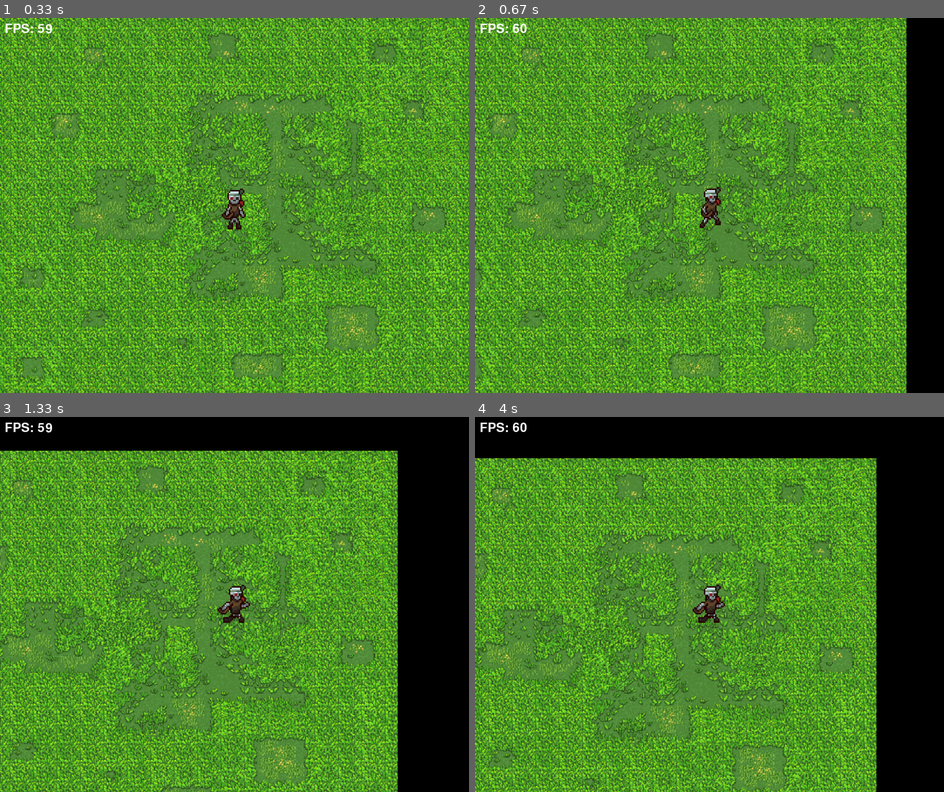
Above: before the commit, frames 1-4 (two rows, left to right).
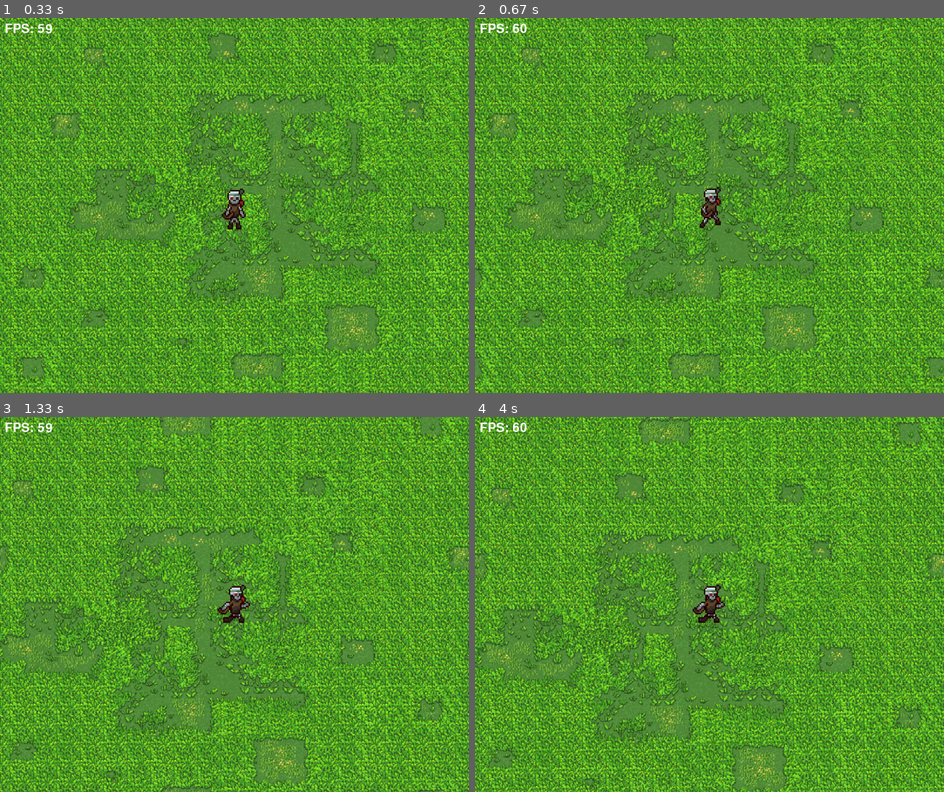
Above: after the commit, the same moments.

Repository: sunwindsss/Pygame-Projekts
Game: pygame game, started from entry.py
Same seed, same stepped clock (60 frames per second), same inputs: the game is played once before the commit and once after it.
Inputs:
- Up to frame 1 (0.33 s): no input
- Up to frame 2 (0.67 s): hold D from 0.33 s (still down)
- Up to frame 3 (1.33 s): release D at 0.8 s; hold W 0.83-1.13 s; hold D from 1.17 s (still down)
- Up to frame 4 (4 s): release D at 1.63 s; hold A 1.67-2.2 s; hold S 2.23-2.53 s; hold A 2.57-2.97 s; hold W 3-3.37 s; hold D from 3.4 s (still down)

Frame 1 is identical in both runs. In frame 2, 8.0% of the frame differs, in the area x 92-100%, y 0-100%; in frame 3, 23%; in frame 4, 24%, in the area x 0-100%, y 0-100%.

Commit message:
Infinite background update!
Background now infinitely generates around player! (mind the 'illusion' :D)
Updated draw_elements() to draw tiles around the player, creating the 'infinite' map.
Performance should be "more" stable since map is only drawn around player.
Removed restrictions on player movement.

Diff:
--- a/entry.py
+++ b/entry.py
@@ -151,16 +151,16 @@
         speed = speed_linear  # Adjust speed for non-diagonal movement
 
     # Move the icon based on the pressed keys and use appropriate animations
-    if keys[pygame.K_s] and icon_y < HEIGHT - PLAYER_HEIGHT:
+    if keys[pygame.K_s]:
         icon_y += speed
         action = 0
-    if keys[pygame.K_d] and icon_x < WIDTH - PLAYER_WIDTH:
+    if keys[pygame.K_d]:
         icon_x += speed
         action = 2
-    if keys[pygame.K_a] and icon_x > 0:
+    if keys[pygame.K_a]:
         icon_x -= speed
         action = 1
-    if keys[pygame.K_w] and icon_y > 0:
+    if keys[pygame.K_w]:
         icon_y -= speed
         action = 3
 
@@ -174,6 +174,21 @@
         elif last_lift_up == pygame.K_d:
             action = 6
 
+def get_background_tiles():
+    """
+    Calculates which background tiles are needed based on the player's position.
+    """
+    tiles = []
+    tile_size = WIDTH, HEIGHT  # Each tile should match the size of the window width and height
+    start_x = int(icon_x // WIDTH) * WIDTH
+    start_y = int(icon_y // HEIGHT) * HEIGHT
+
+    for x in range(start_x - WIDTH, start_x + 2 * WIDTH, WIDTH):
+        for y in range(start_y - HEIGHT, start_y + 2 * HEIGHT, HEIGHT):
+            tiles.append((x, y))
+
+    return tiles
+
 def calculate_camera_offset():
     """
     Moves the camera by adjusting coordinates each frame.
@@ -186,12 +201,15 @@
 
 def draw_elements():
     """
-    Uses Pygame's `blit` method to draw different elements on the screen,
-    including the black background, game background, and the current frame of player animation.
+    Uses Pygame's `blit` method to draw different elements on the screen.
+    Draws the necessary background tiles on the screen, creating an illusion of an infinite map.
     The drawing is adjusted based on the calculated camera offset.
-    """
-    screen.blit(black_background, (camera_x - (BACKGROUND_WIDTH / 2), camera_y - (BACKGROUND_HEIGHT / 2)))
-    screen.blit(background_image, (-camera_x, -camera_y))
+    Additionally draws the current frame of player animation.
+    """
+    tiles = get_background_tiles()
+    for tile in tiles:
+        screen.blit(background_image, (tile[0] - camera_x, tile[1] - camera_y))
+
     screen.blit(animation_list[action][frame], (icon_x - camera_x, icon_y - camera_y))
 
 def draw_fps_counter():
